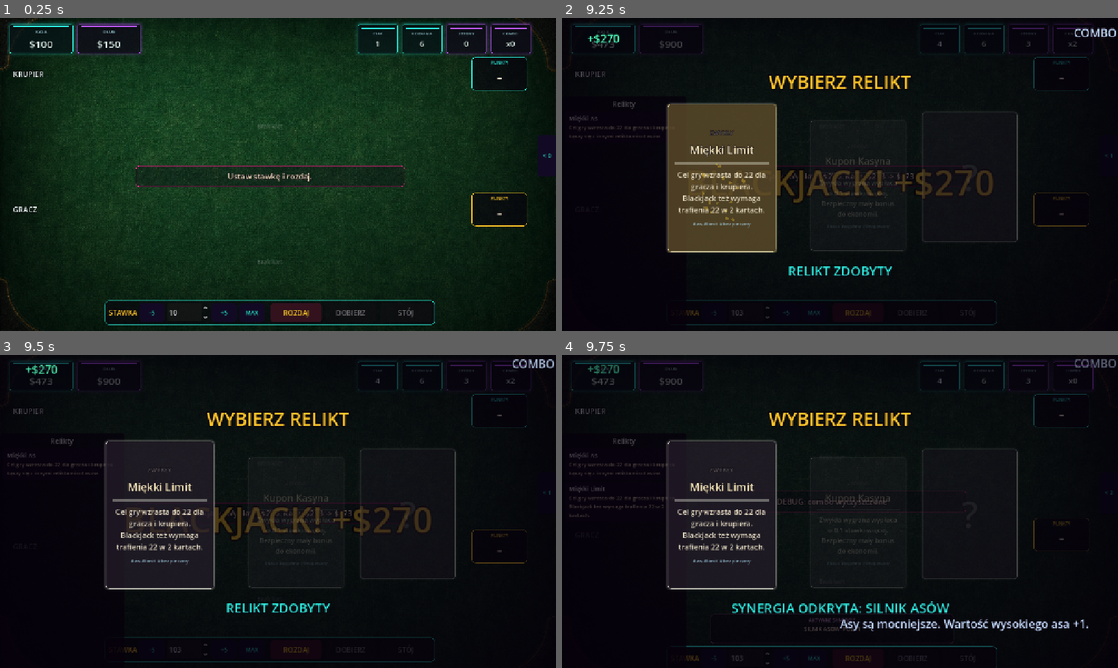
Above: before the commit, frames 1-4 (two rows, left to right).
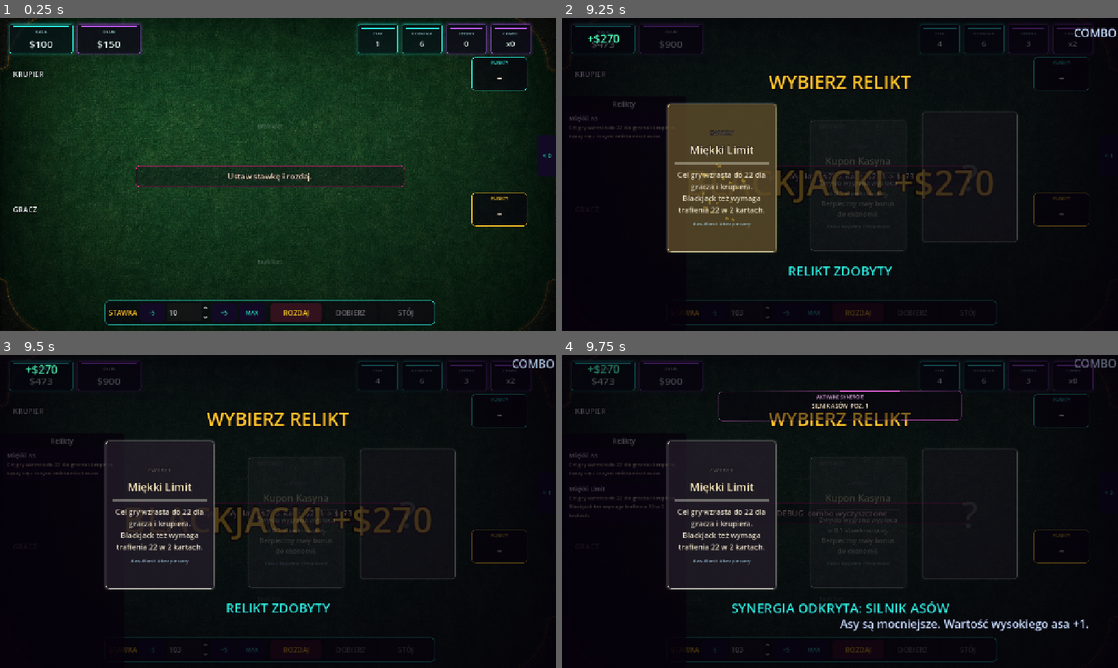
Above: after the commit, the same moments.

Repository: krychasto/debt-to-the-house
Game: Godot game, scene res://scenes/main.tscn
Two runs of this game, one before a commit and one after it. Both use one fixed random seed, a clock stepped at 60 frames per second and the inputs below.
Inputs (mouse positions are in pixels of both pictures, inside the frame that each line leads up to):
- Up to frame 1 (0.25 s): no input
- Up to frame 2 (9.25 s): click "-5" at 0.5 s; click "+5" at 1.25 s; click "MAX" at 2 s; click "ROZDAJ" at 2.75 s; tap Enter at 3.5, 8 s; move the mouse to (812, 237) at 3.52 s; hold D 3.53-5.03 s; tap R at 3.6, 8.1 s; click (812, 237) at 3.67 s; move the mouse to (1006, 221) at 4.27 s; tap B at 4.35, 8.85 s; click (1006, 221) at 4.42 s; move the mouse to (673, 127) at 5.02 s; hold S 5.03-6.5 s; tap C at 5.1 s; click (673, 127) at 5.17 s; move the mouse to (867, 174) at 5.77 s; tap H at 5.85 s; click (867, 174) at 5.92 s; click "< 1" at 6.5 s; tap Space at 7.25 s; move the mouse to (756, 96) at 7.27 s; hold S 7.28-8.03 s; tap M at 7.35 s; click (756, 96) at 7.42 s; move the mouse to (962, 158) at 8.02 s; hold D from 8.03 s (still down); click (962, 158) at 8.17 s; move the mouse to (728, 190) at 8.77 s; click (728, 190) at 8.92 s
- Up to frame 3 (9.5 s): keep holding D
- Up to frame 4 (9.75 s): keep holding D; move the mouse to (895, 442) at 9.52 s; tap C at 9.6 s; click (895, 442) at 9.67 s

Frames 1-3 are identical in both runs. In frame 4, 2.2% of the frame differs, in the area x 22-95%, y 11-100%.

Commit message:
fix: render synergy panel outside main layout

Diff:
--- a/debt-to-the-house/scripts/ui/blackjack_table.gd
+++ b/debt-to-the-house/scripts/ui/blackjack_table.gd
@@ -164,9 +164,9 @@
 	var player_panel := _build_hand_panel("Gracz", false)
 	table_area_root.add_child(player_panel)
 
-	root.add_child(_build_synergy_panel())
 	root.add_child(_build_controls())
 	_add_game_hud()
+	add_child(_build_synergy_panel())
 	add_child(_build_relic_drawer())
 	add_child(_build_reward_overlay())
 	add_child(_build_debug_panel())
@@ -628,6 +628,16 @@
 func _build_synergy_panel() -> Control:
 	synergy_panel = PanelContainer.new()
 	synergy_panel.visible = false
+	synergy_panel.mouse_filter = Control.MOUSE_FILTER_IGNORE
+	synergy_panel.z_index = 20
+	synergy_panel.anchor_left = 0.5
+	synergy_panel.anchor_right = 0.5
+	synergy_panel.anchor_top = 0.0
+	synergy_panel.anchor_bottom = 0.0
+	synergy_panel.offset_left = -280.0
+	synergy_panel.offset_right = 280.0
+	synergy_panel.offset_top = 84.0
+	synergy_panel.offset_bottom = 152.0
 	synergy_panel.size_flags_horizontal = Control.SIZE_SHRINK_CENTER
 	synergy_panel.size_flags_vertical = Control.SIZE_SHRINK_CENTER
 	synergy_panel.custom_minimum_size = Vector2(560, 68)
@@ -635,6 +645,7 @@
 	synergy_panel.add_theme_stylebox_override("panel", _make_style(Color(0.03, 0.01, 0.05, 0.50), Color(1.0, 0.43, 0.95, 0.55), 1, 8))
 
 	var box := VBoxContainer.new()
+	box.mouse_filter = Control.MOUSE_FILTER_IGNORE
 	box.add_theme_constant_override("separation", 3)
 	synergy_panel.add_child(box)
 
@@ -648,6 +659,7 @@
 	box.add_child(title)
 
 	var scroll := ScrollContainer.new()
+	scroll.mouse_filter = Control.MOUSE_FILTER_IGNORE
 	scroll.custom_minimum_size = Vector2(520, 34)
 	scroll.size_flags_horizontal = Control.SIZE_EXPAND_FILL
 	scroll.size_flags_vertical = Control.SIZE_SHRINK_CENTER
@@ -656,6 +668,7 @@
 	box.add_child(scroll)
 
 	synergy_list = VBoxContainer.new()
+	synergy_list.mouse_filter = Control.MOUSE_FILTER_IGNORE
 	synergy_list.add_theme_constant_override("separation", 2)
 	synergy_list.size_flags_horizontal = Control.SIZE_EXPAND_FILL
 	scroll.add_child(synergy_list)
